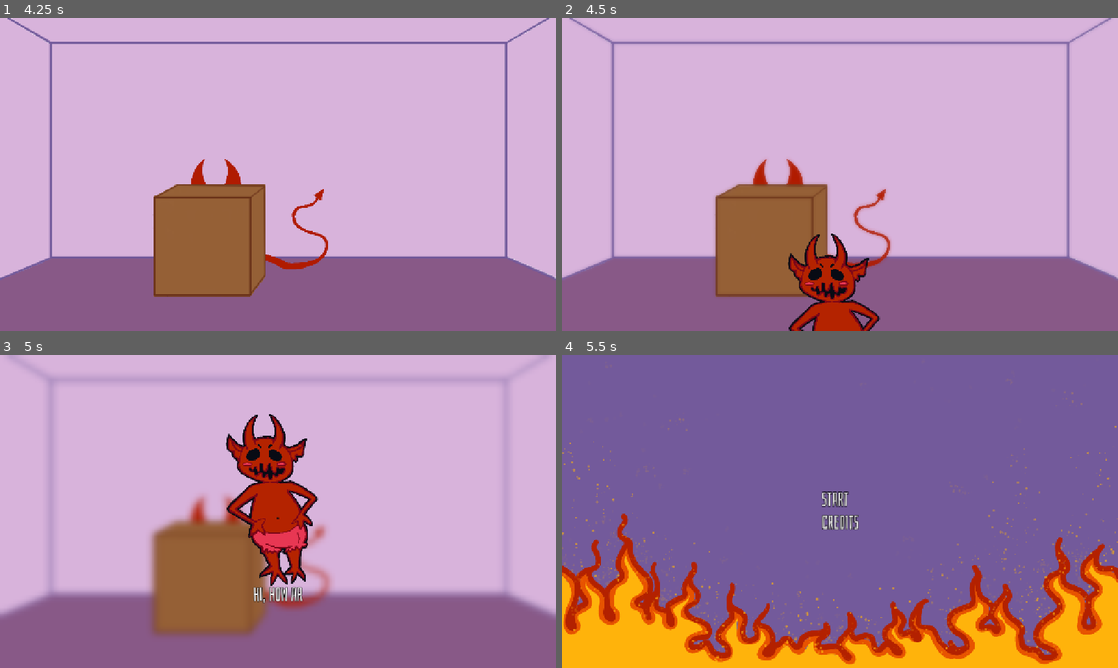
Above: before the commit, frames 1-4 (two rows, left to right).
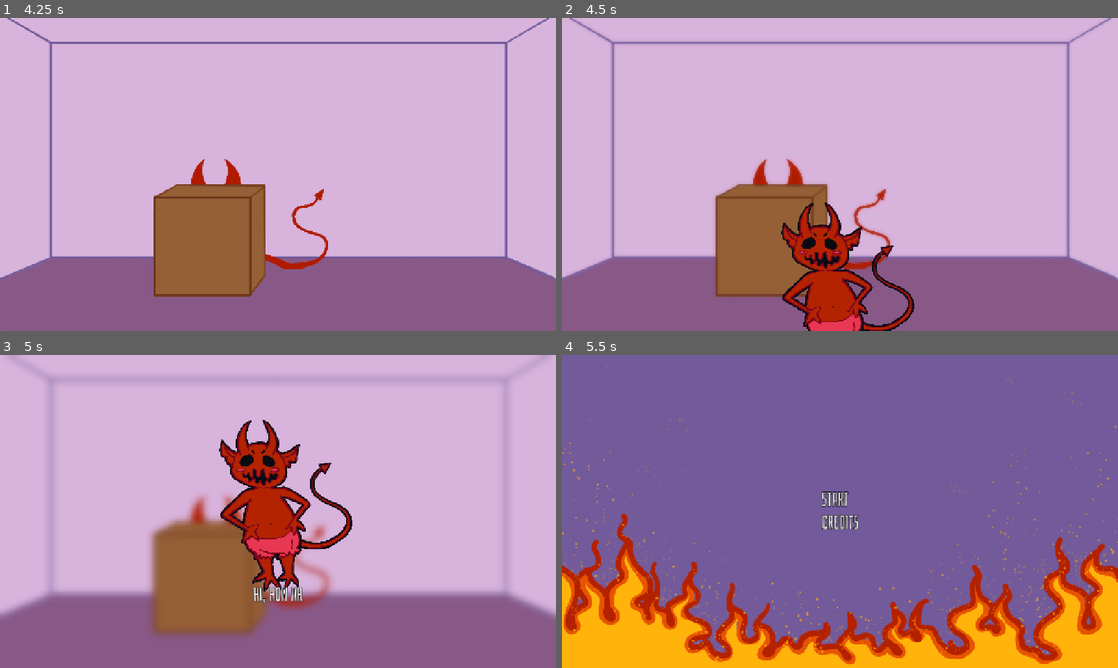
Above: after the commit, the same moments.

Repository: guimafelipe/hidenseek
Game: Godot game, scene res://Scenes/main_menu.tscn
The game is run twice, just before and just after one commit, with the same random seed, the same clock (stepped at 60 frames per second) and the same inputs.
Inputs (mouse positions are in pixels of both pictures, inside the frame that each line leads up to):
- Up to frame 1 (4.25 s): click "Start" at 0.5 s; move the mouse to (400, 158) at 1.27 s; press the mouse at (400, 158) at 1.28 s; tap Enter at 2 s; move the mouse to (166, 190) at 2.02 s; release the mouse at (166, 190) at 2.03 s; hold Escape (back) 2.03-2.75 s; click (166, 190) at 2.1 s; click "Start" at 2.75 s; move the mouse to (333, 105) at 3.52 s; press the mouse at (333, 105) at 3.53 s
- Up to frame 2 (4.5 s): tap Space at 4.25 s; move the mouse to (812, 237) at 4.27 s; release the mouse at (812, 237) at 4.28 s; click (812, 237) at 4.35 s
- Up to frame 3 (5 s): no input
- Up to frame 4 (5.5 s): move the mouse to (1006, 558) at 5.02 s; press the mouse at (1006, 558) at 5.03 s; hold Escape (back) from 5.03 s (still down)

Frame 1 is identical in both runs. In frame 2, 4.1% of the frame differs, in the area x 39-64%, y 58-100%; in frame 3, 4.7%, in the area x 39-64%, y 18-76%; in frame 4, nothing differs.

Commit message:
Demon has tail

Diff:
--- a/Scenes/devil_animation.tscn
+++ b/Scenes/devil_animation.tscn
@@ -22,7 +22,7 @@
 [node name="DemonPivot" type="Node2D" parent="." unique_id=916939647]
 
 [node name="DemonSprite" type="Sprite2D" parent="DemonPivot" unique_id=406727960]
-position = Vector2(-255.99997, -99)
+position = Vector2(18.000061, -12.999985)
 scale = Vector2(0.85, 0.85)
 texture = ExtResource("2_f6tc7")
 
Binary file changed: Assets/Art/demon_talking.png
Not shown, changed: Assets/Art/demon_talking.png.import
Not shown: 1 places in Scenes/devil_animation.tscn that only renumber resources
